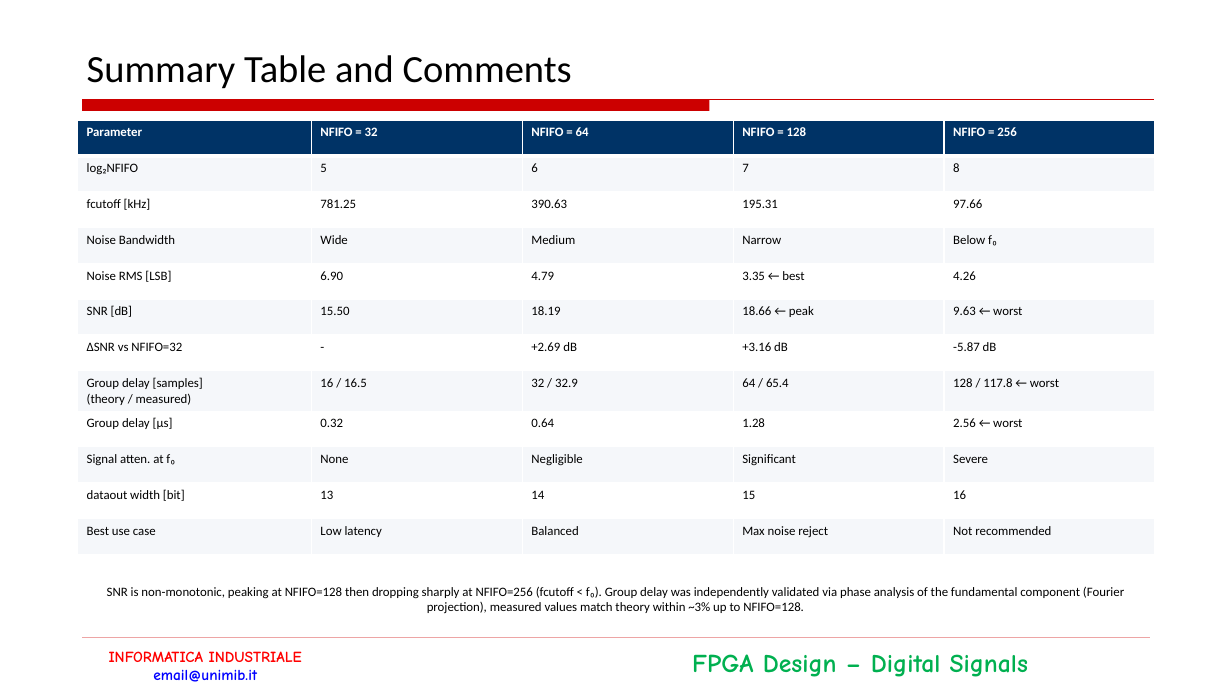
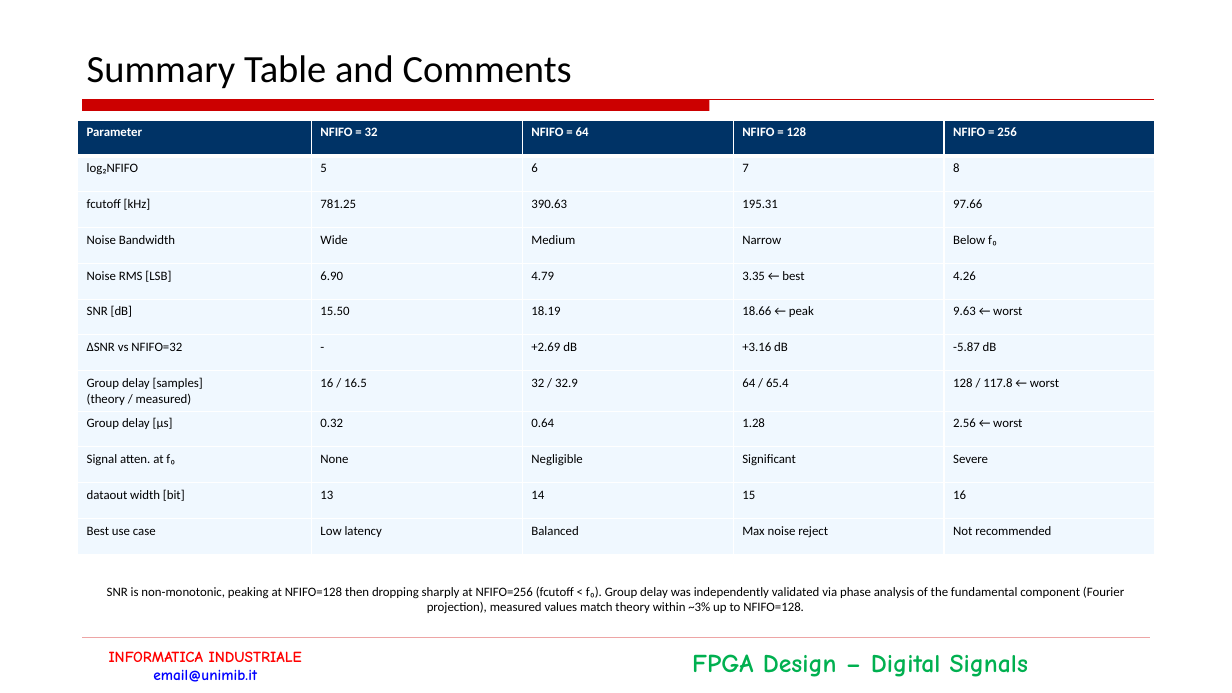
Before and after one commit to NadimElHanafi/Progetto_Informatica_Industriale, a slide deck: slide 13 of DocumentazioneDiProgetto_ElHanafi.pptx. Drawn at 1232x693 pixels with LibreOffice and Linux fonts; fonts in the diff are those of the drawing; background and template pictures are left out. Boxes give left, top, right and bottom in pixels: in the first picture for what was removed or moved away, otherwise in the second. Text is boxed around its words. In the diff, an @@ line names an element or a change of style, - is before the commit and + after.

```diff
--- a/DocumentazioneDiProgetto_ElHanafi.pptx
+++ b/DocumentazioneDiProgetto_ElHanafi.pptx
@@ table at (x1=78, y1=120, x2=1154, y2=555) @@
@@ fill #F5F7FA to #F0F8FF in 30 cells @@
@@ fill #FFFFFF to #F0F8FF in 25 cells @@
```
Also in this commit, not shown: 6 other slides changed, 1 other file.
